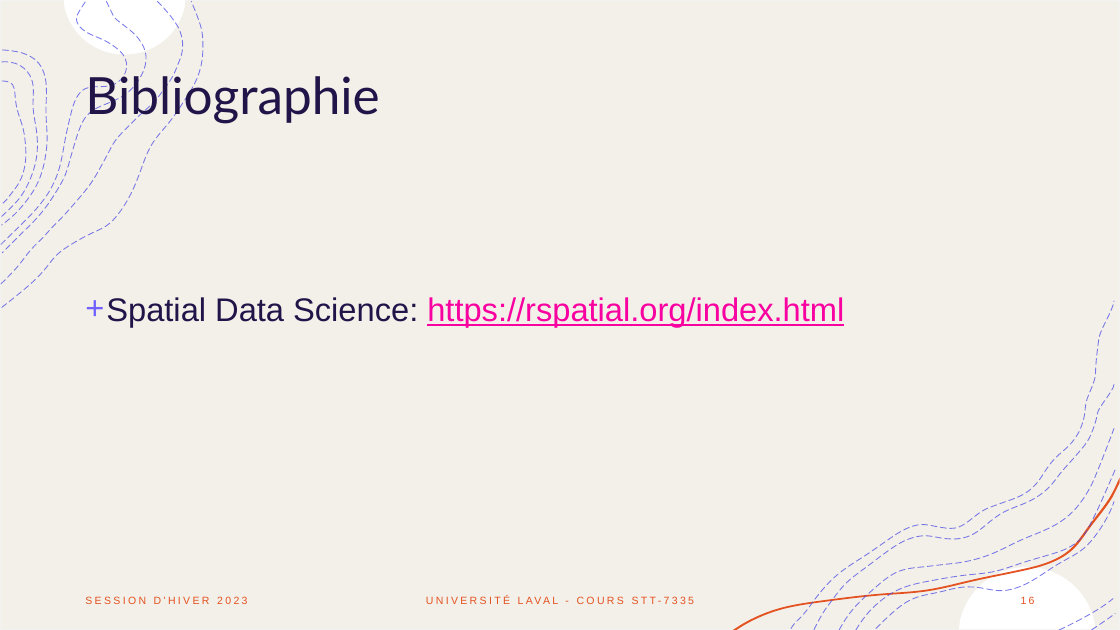
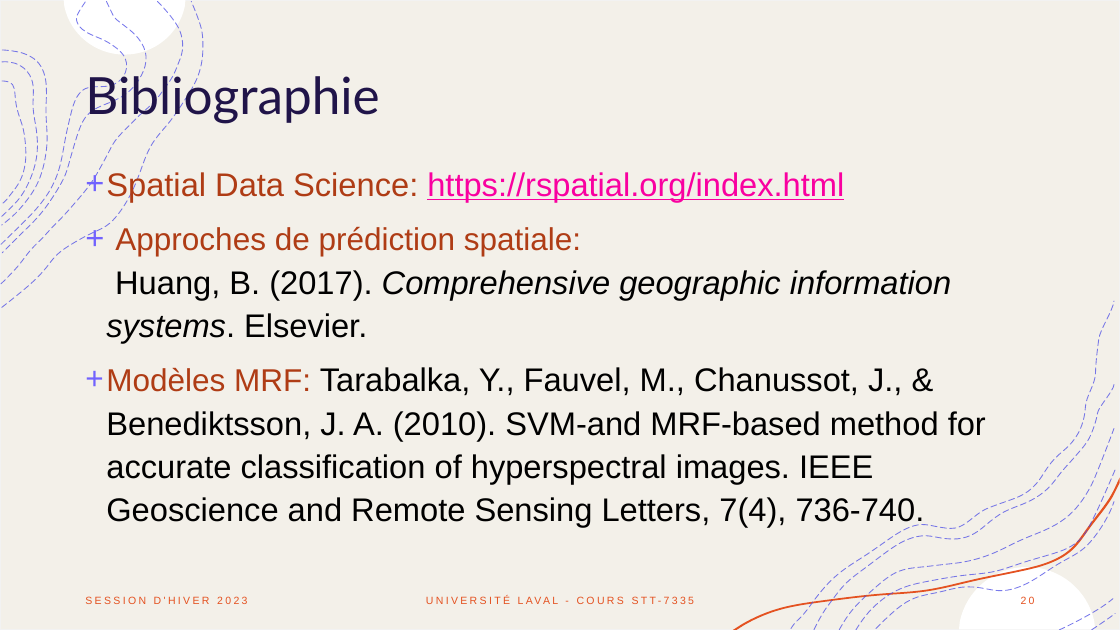
Before and after one commit to alexlepage07/STT-7335_Project, a slide deck: slide 20 of Doc/capsule_equipe4_donnees_spatiales.pptx (slide 16 before the commit). Drawn at 1120x630 pixels with LibreOffice and Linux fonts; fonts in the diff are those of the drawing. Boxes give left, top, right and bottom in pixels: in the first picture for what was removed or moved away, otherwise in the second. Text is boxed around its words. In the diff, an @@ line names an element or a change of style, - is before the commit and + after.

Commit message:
Ajout de la validation croisée et de quelques modèles spatiaux dans la capsule

```diff
--- a/Doc/capsule_equipe4_donnees_spatiales.pptx
+++ b/Doc/capsule_equipe4_donnees_spatiales.pptx
@@ text "Spatial Data Science: https://rspatial.org/index.html": place and size @@
-text "Spatial Data Science: https://rspatial.org/index.html" at [106,297,844,327]
+text "Spatial Data Science: https://rspatial.org/index.html" at [106,170,986,527]
@@ text at [106,170,844,202]: text colour #201449 to #AF3C15 in "Spatial Data Science:" @@
@@ text at [106,226,986,527]: paragraphs added @@
++ Approches de prédiction spatiale:
+  Huang, B. (2017). Comprehensive geographic information systems. Elsevier.
++ Modèles MRF: Tarabalka, Y., Fauvel, M., Chanussot, J., & Benediktsson, J. A. (2010). SVM-and MRF-based method for accurate classification of hyperspectral images. IEEE Geoscience and Remote Sensing Letters, 7(4), 736-740.
@@ page number at [1021,596,1035,604]: text changed @@
-16
+20
```
Also in this commit, not shown: 4 other slides changed, 5 slides added.
